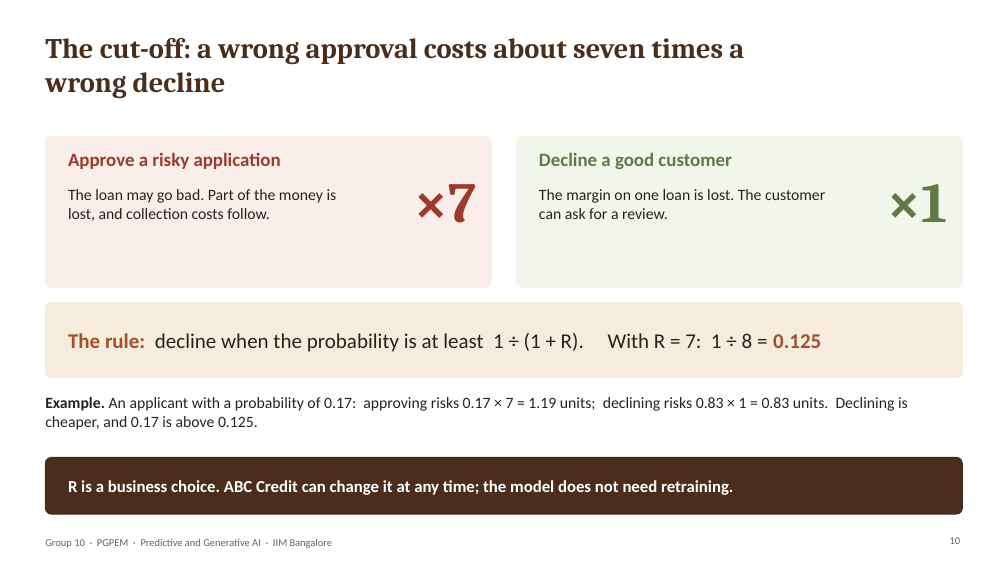
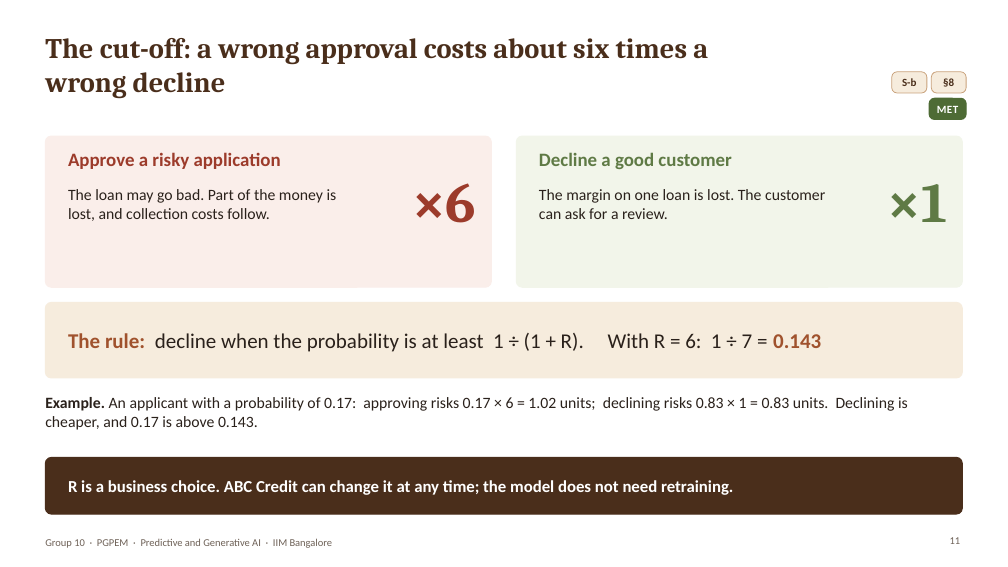
Before and after one commit to joymondal/abc_credit_project, a slide deck: slide 11 of docs/ABC_Credit_Chatbot_Presentation.pptx (slide 10 before the commit). Drawn at 1008x567 pixels with LibreOffice and Linux fonts; fonts in the diff are those of the drawing; background and template pictures are left out. Boxes give left, top, right and bottom in pixels: in the first picture for what was removed or moved away, otherwise in the second. Text is boxed around its words. In the diff, an @@ line names an element or a change of style, - is before the commit and + after.

```diff
--- a/docs/ABC_Credit_Chatbot_Presentation.pptx
+++ b/docs/ABC_Credit_Chatbot_Presentation.pptx
@@ title at (x1=45, y1=38, x2=708, y2=99): text changed @@
-The cut-off: a wrong approval costs about seven times a wrong decline
+The cut-off: a wrong approval costs about six times a wrong decline
@@ rounded rectangle added at (x1=892, y1=72, x2=927, y2=93), fill #F6ECDD, outline #C9A27C 0.75 pt @@
@@ text added at (x1=902, y1=78, x2=916, y2=86), 10.5 pt, text #4A2E1B, bold @@
+S-b
@@ rounded rectangle added at (x1=932, y1=72, x2=966, y2=93), fill #F6ECDD, outline #C9A27C 0.75 pt @@
@@ text added at (x1=943, y1=78, x2=954, y2=87), 10.5 pt, text #4A2E1B, bold @@
+§8
@@ rounded rectangle added at (x1=929, y1=98, x2=966, y2=119), fill #4E6B35, outline #4E6B35 1 pt @@
@@ text added at (x1=937, y1=106, x2=958, y2=113), 10.5 pt, text #FFFFFF, bold @@
+MET
@@ text at (x1=412, y1=183, x2=476, y2=223): text changed @@
-×7
+×6
@@ text at (x1=68, y1=333, x2=821, y2=352): text changed @@
-The rule: decline when the probability is at least 1 ÷ (1 + R). With R = 7: 1 ÷ 8 = 0.125
+The rule: decline when the probability is at least 1 ÷ (1 + R). With R = 6: 1 ÷ 7 = 0.143
@@ text at (x1=45, y1=397, x2=908, y2=430): text changed @@
-Example. An applicant with a probability of 0.17: approving risks 0.17 × 7 = 1.19 units; declining risks 0.83 × 1 = 0.83 units. Declining is cheaper, and 0.17 is above 0.125.
+Example. An applicant with a probability of 0.17: approving risks 0.17 × 6 = 1.02 units; declining risks 0.83 × 1 = 0.83 units. Declining is cheaper, and 0.17 is above 0.143.
@@ page number at (x1=950, y1=537, x2=961, y2=544): text changed @@
-10
+11
```
Also in this commit, not shown: 20 other slides changed, 7 slides added, 1 slide removed, 41 other files.
